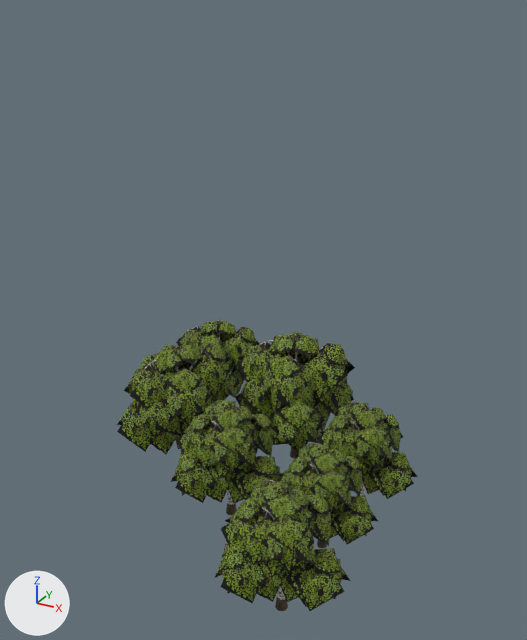
What one commit did to the FBX model Age_MACE/Assets/DevsTestFolder/Felipe/TestPrefabs/Birch_tree_cluster04.fbx.
Before and after are seen from a 50 mm camera at (13.1, -108.2, 69.0) aimed at (-25.2, -38.5, 34.1). The lights are fixed; the arrows at lower left show +X, +Y and +Z. Vertices at the same position are counted once.

Script lines for the objects in view, before the commit:
```python
me_mesh = bpy.data.meshes.new('Mesh')
me_mesh.from_pydata(...)  # 5943 vertices, 6258 faces; spans x -1891.0..1956.0, y -826.0..902.0, z -1979.0..2113.0
# faces by material slot: [2912, 3346]
me_mesh.materials.append(mat_23___default)  # picture img_birch_bark_psd
me_mesh.materials.append(mat_birch_leaves)  # picture img_birch_leaves_psd
ob_birch_tree_cluster04 = bpy.data.objects.new('Birch_tree_cluster04', me_mesh)
ob_birch_tree_cluster04.location = (-23.9, -44.9, 23.1)
ob_birch_tree_cluster04.rotation_euler = (1.571, 0.0, 0.0)  # degrees (90, 0, 0)
ob_birch_tree_cluster04.scale = (0.01, 0.01, 0.01)
```
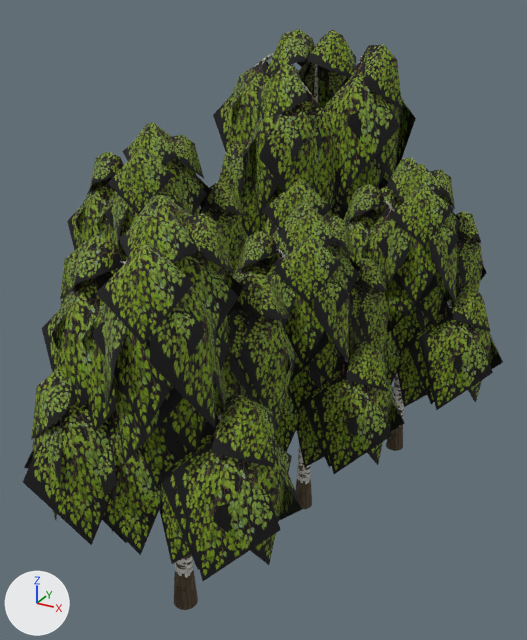
The change, as JSON lines over the scene's bpy script:
```json
{"block": "me_mesh", "where": "# used by ob_birch_tree_cluster04; location = (-23.9, -44.9, 23.1); rotation_euler = (1.571, 0.0, 0.0), in degrees (90, 0, 0); scale = (0.01, 0.01, 0.01)"}
{"op": "remove", "block": "me_mesh", "code": "me_mesh.from_pydata(...)  # 5943 vertices, 6258 faces; spans x -1891.0..1956.0, y -826.0..902.0, z -1979.0..2113.0"}
{"op": "add", "block": "me_mesh", "code": "me_mesh.from_pydata(...)  # 4272 vertices, 4483 faces; spans x -624.0..1956.0, y -826.0..902.0, z -1666.0..2113.0"}
{"block": "me_mesh", "change": "me_mesh part 1: 135 loose pieces with 1629 vertices, spanning x -1891.0..-316.0, y -826.0..844.0, z -1979.0..697.0, are deleted"}
{"block": "me_mesh", "change": "me_mesh part 2"}
{"block": "me_mesh", "change": "42 vertices are removed from x -952.0..-464.0, y -350.0..256.0, z -101.0..460.0"}
{"block": "me_mesh", "change": "56 faces are deleted"}
{"op": "set", "path": "ob_birch_tree_cluster04.location", "old": "(-23.9, -44.9, 23.1)", "new": "(-39.0, -28.2, 38.3)"}
{"op": "set", "path": "ob_birch_tree_cluster04.rotation_euler", "old": "(1.571, 0.0, 0.0)", "new": "(1.571, 0.0, -0.205)", "note": "degrees (90, 0, 0) -> degrees (90, 0, -12)"}
{"op": "set", "path": "ob_birch_tree_cluster04.scale", "old": "(0.01, 0.01, 0.01)", "new": "(0.02, 0.03, 0.02)"}
```

What differs and where, as boxes (x1, y1, x2, y2) in the pictures (527 x 640 px):
```json
{"object": "Birch_tree_cluster04", "change": "reshaped, moved, turned, rescaled", "before": [117, 320, 418, 611], "after": [23, 29, 503, 610]}
{"part": 1, "of": "me_mesh", "change": "deleted", "before": [117, 320, 260, 454], "on screen": "green"}
{"part": 2, "of": "me_mesh", "change": "deleted", "before": [180, 413, 201, 433]}
```
